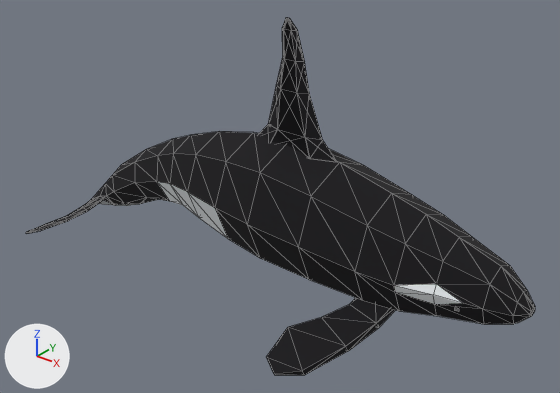
Before and after pictures for a commit that changed the glTF model web/public/orca/orca.glb.
Camera for both pictures: a camera (50 mm lens) standing at (5.59, -6.69, 3.69) and looking at (0.27, -0.05, -0.43). The axes (+X, +Y, +Z) are drawn at lower left. The lights are the same throughout. The older version comes first. Mesh edges are drawn as thin lines. Vertices at exactly the same position are counted once.

In view in the first picture: 'orca'.
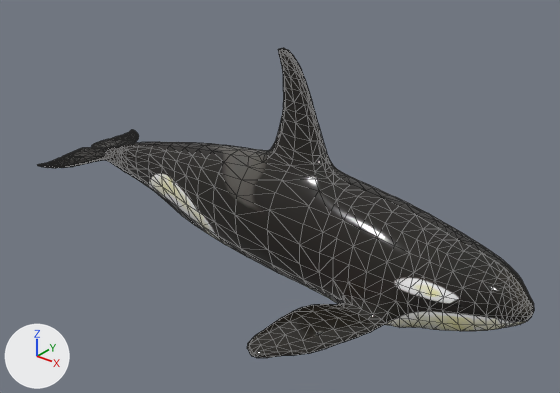
Where the change shows, as pixel boxes [x1, y1, x2, y2] in the pictures (560 x 393 px):
'orca', reshaped (13% shorter): before [26, 18, 535, 375]; after [37, 48, 534, 358]
part 1 of me_orca, rebuilt (60% taller): before [26, 131, 535, 324]; after [37, 48, 534, 358]
part 2 of me_orca, deleted: before [259, 18, 336, 161]
part 3 of me_orca, deleted: before [267, 298, 395, 375]

What changed in the scene script:
```text
Add img_image_0:
    img_image_0 = load_image('Image_0', '_unpacked/Image_0', 1024, 1024, 'sRGB')
Add img_image_1:
    img_image_1 = load_image('Image_1', '_unpacked/Image_1', 1024, 1024, 'Non-Color')
Add mat_material_0:
    mat_material_0 = bpy.data.materials.new('Material_0')
    # uses the picture img_image_0
    # uses the picture img_image_1
Change me_orca:
    used by ob_orca; location = (0.0, 0.0, 0.0)
    remove me_orca.from_pydata(...)  # 317 vertices, 635 faces; spans x -3.5..3.5, y -1.47..1.47, z -1.74..1.74
    remove me_orca.materials.append(mat_lambert2sg)  # picture img_tex_orca
    add me_orca.from_pydata(...)  # 1538 vertices, 3072 faces; spans x -3.5..3.5, y -1.84..1.84, z -1.39..1.39
    me_orca part 1: the loose piece of 210 vertices spanning x -3.5..3.5, y -1.28..1.28, z -1.7..0.33 is rebuilt with 1538 vertices and now spans x -3.5..3.5, y -1.84..1.84, z -1.39..1.39, in mat_material_0
    me_orca part 2: the loose piece of 51 vertices spanning x -0.15..1.06, y -0.11..0.11, z 0.22..1.74 is deleted
    me_orca part 3: the loose piece of 20 vertices spanning x 1.13..2.15, y -1.47..-0.13, z -1.74..-0.95 is deleted
    other edits to the shape of me_orca do not show in these pictures
    add me_orca.materials.append(mat_material_0)
```
